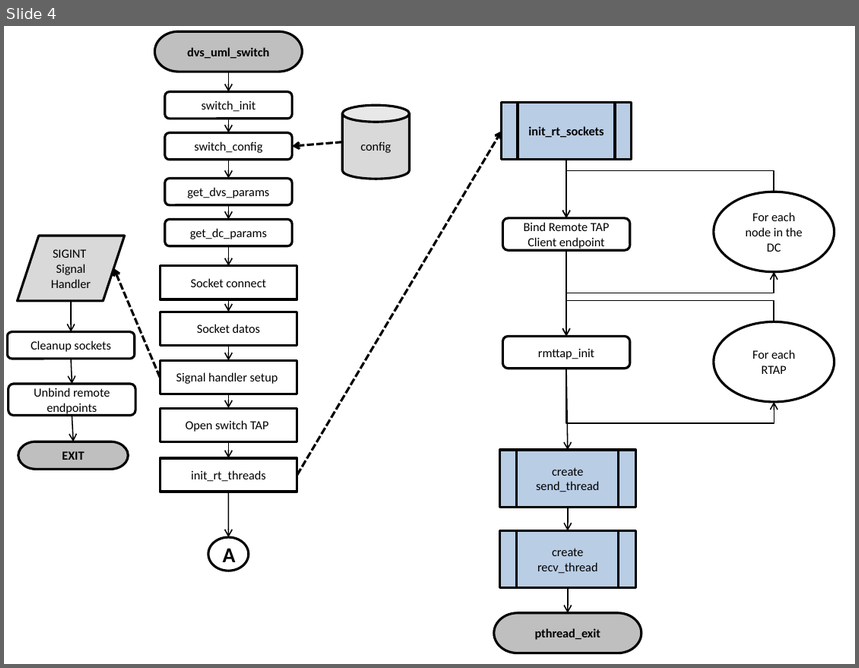
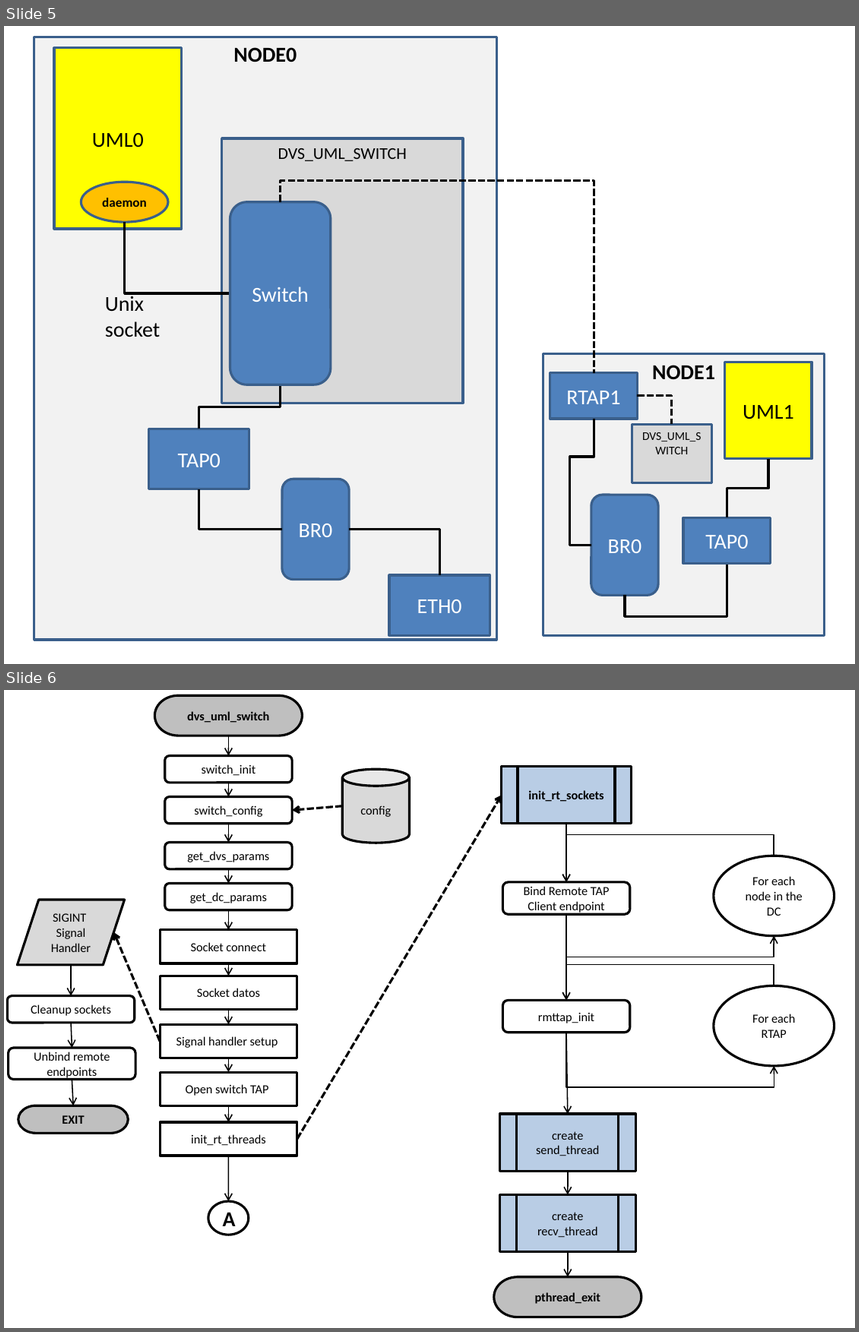
Before and after one commit to PabloPessolani/PID5162, a slide deck: doc/dvs_uml_switch/dvs_uml_switch.pptx. Shown one above the other, each under a label of ours: slide 4 before the commit, slides 5 and 6 after it. The pictures are 859x668 and 859x1332 pixels, drawn with LibreOffice and Linux fonts; fonts in the diff are those of the drawing. Boxes give left, top, right and bottom in pixels: in the first picture for what was removed or moved away, otherwise in the second. Text is boxed around its words. In the diff, an @@ line names an element or a change of style, - is before the commit and + after.

Commit message:
dvs_uml_switch FINALIZADA documentacion 05-11-20

```diff
--- a/doc/dvs_uml_switch/dvs_uml_switch.pptx
+++ b/doc/dvs_uml_switch/dvs_uml_switch.pptx
@@ slide 5 added at (x1=4, y1=26, x2=855, y2=664), background #FFFFFF @@
@@ rectangle added at (x1=34, y1=37, x2=496, y2=641), fill #F2F2F2, outline #3A5F8C 2 pt, 18 pt, text #000000, bold @@
+NODE0
@@ rectangle added at (x1=54, y1=48, x2=182, y2=230), fill #FFFF00, outline #3A5F8C 2 pt, 18 pt, text #000000 @@
+UML0
@@ rectangle added at (x1=222, y1=138, x2=463, y2=403), fill #D9D9D9, outline #3A5F8C 2 pt, 14 pt, text #000000 @@
+DVS_UML_SWITCH
@@ ellipse added at (x1=82, y1=182, x2=168, y2=222), fill #FFC000, outline #3A5F8C 2 pt, 11 pt, text #000000, bold @@
+daemon
@@ elbow line added from (281, 202) to (594, 373), #000000 2 pt dashed @@
@@ rounded rectangle added at (x1=230, y1=202, x2=331, y2=385), fill #4F81BD, outline #3A5F8C 2 pt, 18 pt, text #FFFFFF @@
+Switch
@@ elbow line added from (125, 223) to (230, 294), #000000 2 pt @@
@@ text added at (x1=105, y1=294, x2=160, y2=338), 18 pt, text #000000 @@
+Unix
+socket
@@ rectangle added at (x1=544, y1=354, x2=825, y2=636), fill #F2F2F2, outline #3A5F8C 2 pt, 18 pt, text #000000, bold @@
+NODE1
@@ rectangle added at (x1=725, y1=362, x2=812, y2=459), fill #FFFF00, outline #3A5F8C 2 pt, 18 pt, text #000000 @@
+UML1
@@ elbow line added from (199, 429) to (281, 385), #000000 2 pt @@
@@ rectangle added at (x1=550, y1=373, x2=637, y2=419), fill #4F81BD, outline #3A5F8C 2 pt, 18 pt, text #FFFFFF @@
+RTAP1
@@ elbow line added from (637, 396) to (672, 424), #000000 2 pt dashed @@
@@ rectangle added at (x1=148, y1=429, x2=249, y2=489), fill #4F81BD, outline #3A5F8C 2 pt, 18 pt, text #FFFFFF @@
+TAP0
@@ elbow line added from (594, 419) to (591, 545), #000000 2 pt @@
@@ rectangle added at (x1=633, y1=424, x2=712, y2=483), fill #D9D9D9, outline #3A5F8C 2 pt, 10 pt, text #000000 @@
+DVS_UML_SWITCH
@@ rounded rectangle added at (x1=282, y1=479, x2=350, y2=579), fill #4F81BD, outline #3A5F8C 2 pt, 18 pt, text #FFFFFF @@
+BR0
@@ elbow line added from (769, 459) to (727, 518), #000000 2 pt @@
@@ elbow line added from (282, 530) to (199, 489), #000000 2 pt @@
@@ rounded rectangle added at (x1=591, y1=495, x2=658, y2=595), fill #4F81BD, outline #3A5F8C 2 pt, 18 pt, text #FFFFFF @@
+BR0
@@ rectangle added at (x1=683, y1=518, x2=770, y2=564), fill #4F81BD, outline #3A5F8C 2 pt, 18 pt, text #FFFFFF @@
+TAP0
@@ elbow line added from (439, 576) to (350, 530), #000000 2 pt @@
@@ elbow line added from (727, 564) to (624, 595), #000000 2 pt @@
@@ rectangle added at (x1=389, y1=576, x2=490, y2=636), fill #4F81BD, outline #3A5F8C 2 pt, 18 pt, text #FFFFFF @@
+ETH0
@@ what was slide 4 is now slide 6 @@
```
Also in this commit, not shown: 1 other slide added, 17 other files.
